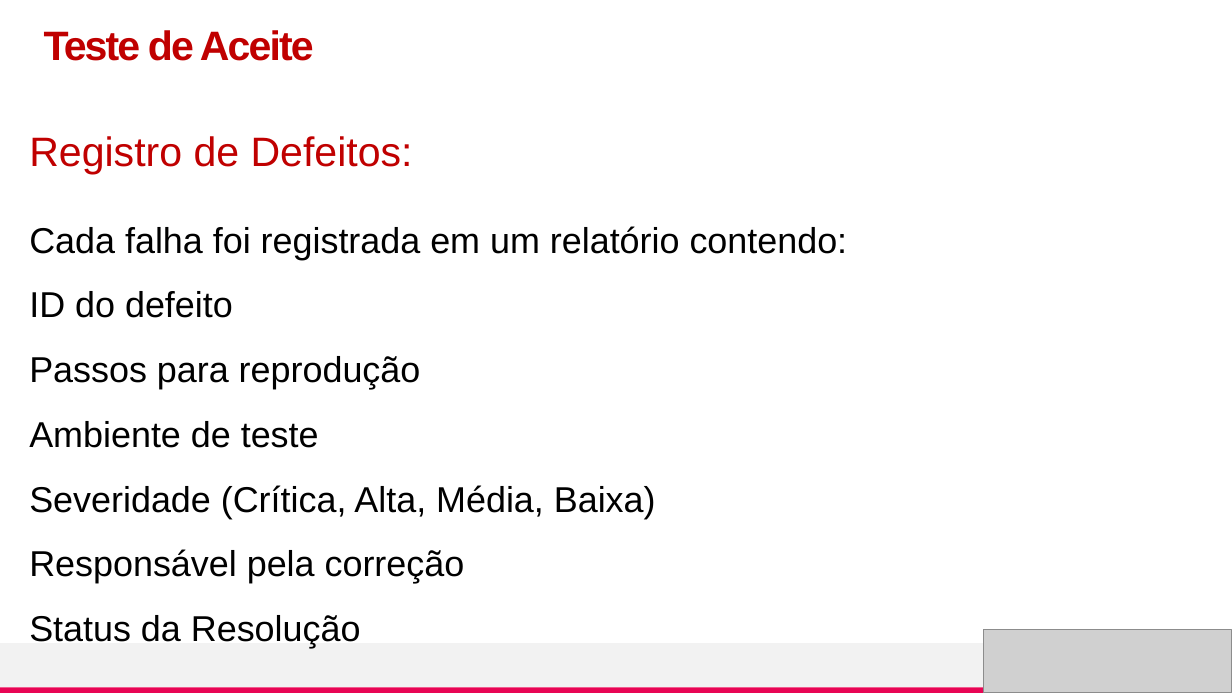
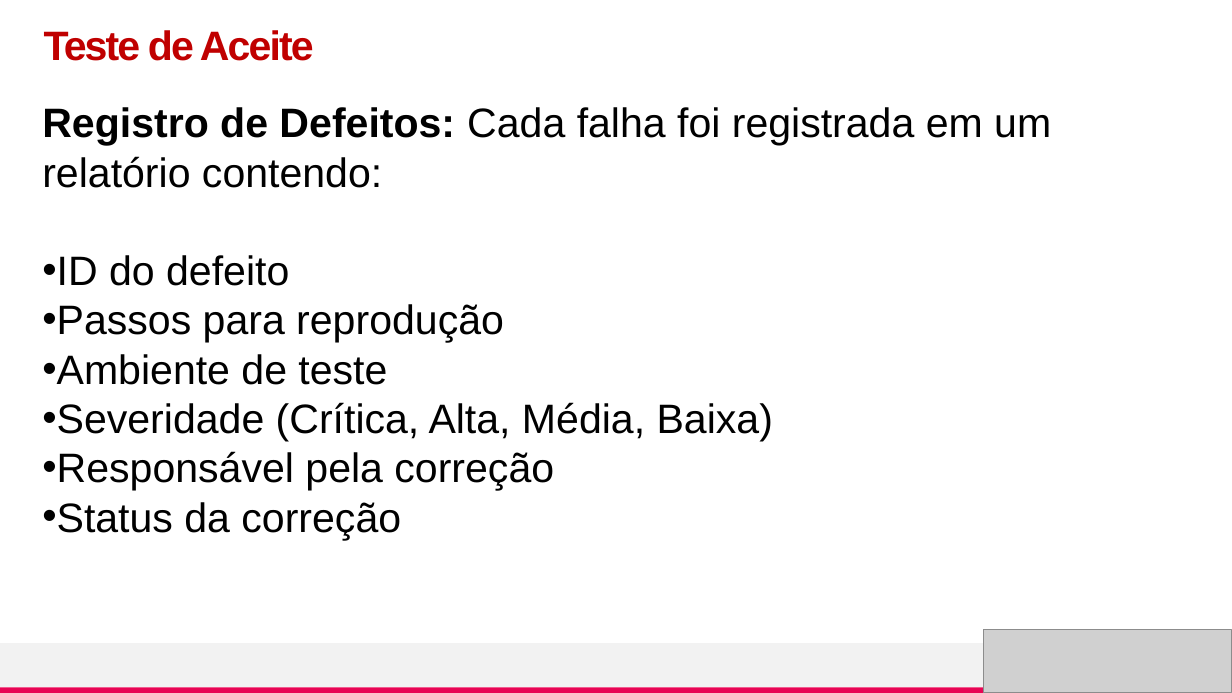
Before and after one commit to nandafretes/TSOFT, a slide deck: slide 13 of [TSOF] - Aula5_TesteAceite.pptx (slide 15 before the commit). Drawn at 1232x693 pixels with LibreOffice and Linux fonts; fonts in the diff are those of the drawing; grey boxes stand for pictures. Boxes give left, top, right and bottom in pixels: in the first picture for what was removed or moved away, otherwise in the second. Text is boxed around its words. In the diff, an @@ line names an element or a change of style, - is before the commit and + after.

```diff
--- a/[TSOF] - Aula5_TesteAceite.pptx
+++ b/[TSOF] - Aula5_TesteAceite.pptx
@@ text "Registro de Defeitos: Cada falha ..." moved from (x1=29, y1=226, x2=848, y2=648) to (x1=42, y1=107, x2=1051, y2=540) @@
@@ text at (x1=42, y1=107, x2=1051, y2=188): text changed; size 28 to 32 pt @@
-Cada falha foi registrada em um relatório contendo:
+Registro de Defeitos: Cada falha foi registrada em um relatório contendo:
@@ text removed at (x1=29, y1=136, x2=413, y2=175) @@
-Registro de Defeitos:
@@ text at (x1=42, y1=255, x2=773, y2=491): size 28 to 32 pt in "ID do defeito", "Passos para reprodução", "Ambiente de teste", "Severidade (Crítica, Alta, Média, Baixa)" and 1 more places; bullet none to •; line spacing 1.5 to 1 @@
@@ text at (x1=42, y1=502, x2=401, y2=540): text changed; size 28 to 32 pt @@
-Status da Resolução
+• Status da correção
```
Also in this commit, not shown: 5 other slides changed, 4 slides added, 6 slides removed, 4 other files.
